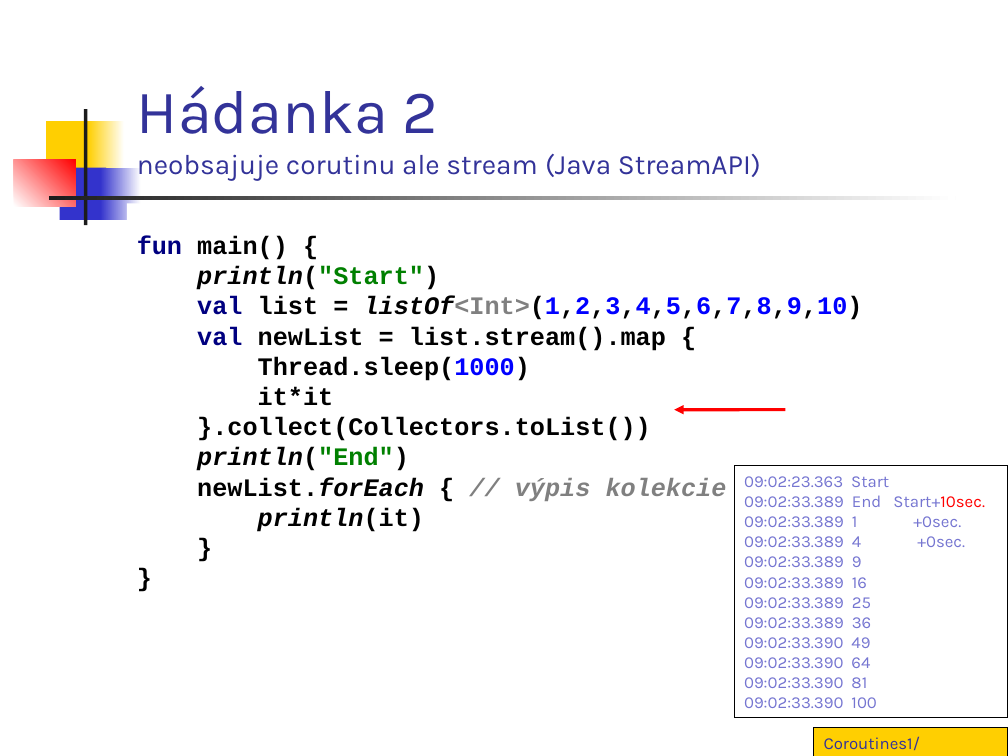
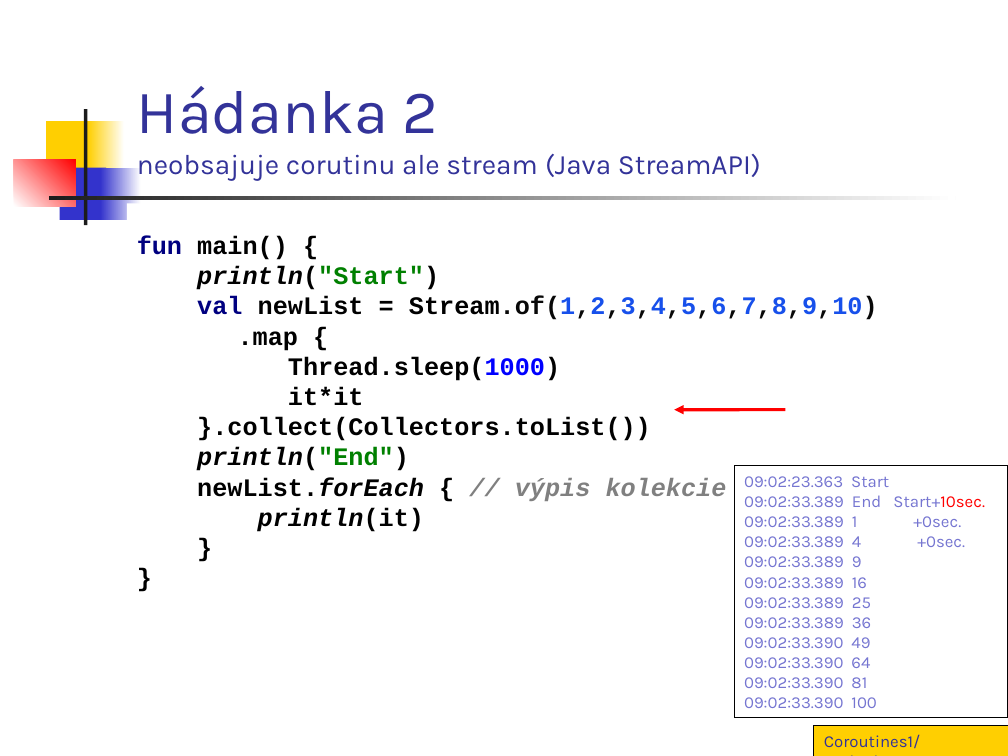
Before and after one commit to vmandro/Prednasky, a slide deck: slide 10 of 10/10_Android.ppt (slide 9 before the commit). Drawn at 1008x756 pixels with LibreOffice and Linux fonts; fonts in the diff are those of the drawing. Boxes give left, top, right and bottom in pixels: in the first picture for what was removed or moved away, otherwise in the second. Text is boxed around its words. In the diff, an @@ line names an element or a change of style, - is before the commit and + after.

```diff
--- a/10/10_Android.ppt
+++ b/10/10_Android.ppt
@@ text at (x1=137, y1=235, x2=878, y2=532): text changed @@
-fun main() {
-println("Start")
-val list = listOf<Int>(1,2,3,4,5,6,7,8,9,10)
-val newList = list.stream().map {
-Thread.sleep(1000)
-it*it
-}.collect(Collectors.toList())
-println("End")
-newList.forEach { // výpis kolekcie
-println(it)
-}
-}
+fun main() {
+println("Start")
+val newList = Stream.of(1,2,3,4,5,6,7,8,9,10)
+.map {
+Thread.sleep(1000)
+it*it
+}.collect(Collectors.toList())
+println("End")
+newList.forEach { // výpis kolekcie
+println(it)
+}
+}
```
Also in this commit, not shown: 22 other slides changed, 6 slides added, 4 other files.
